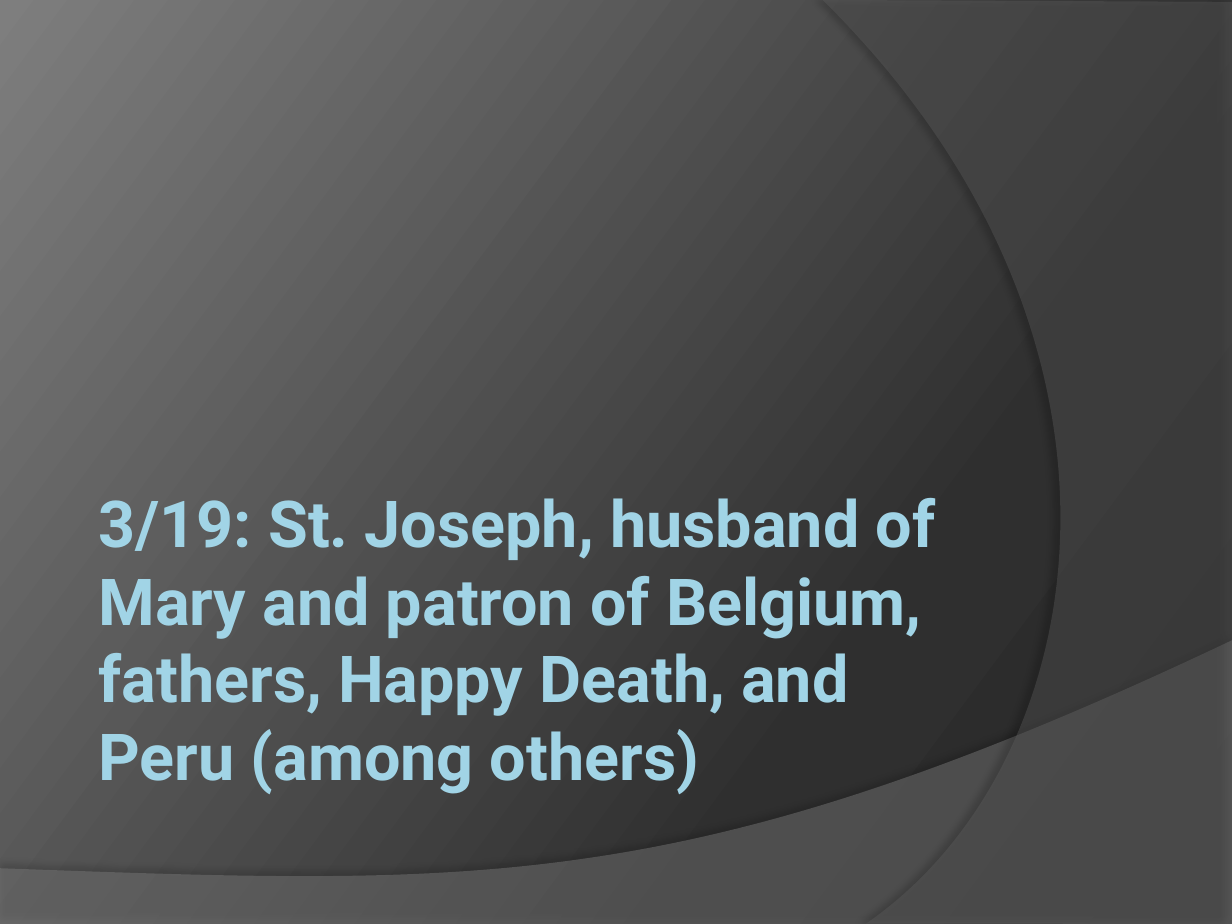
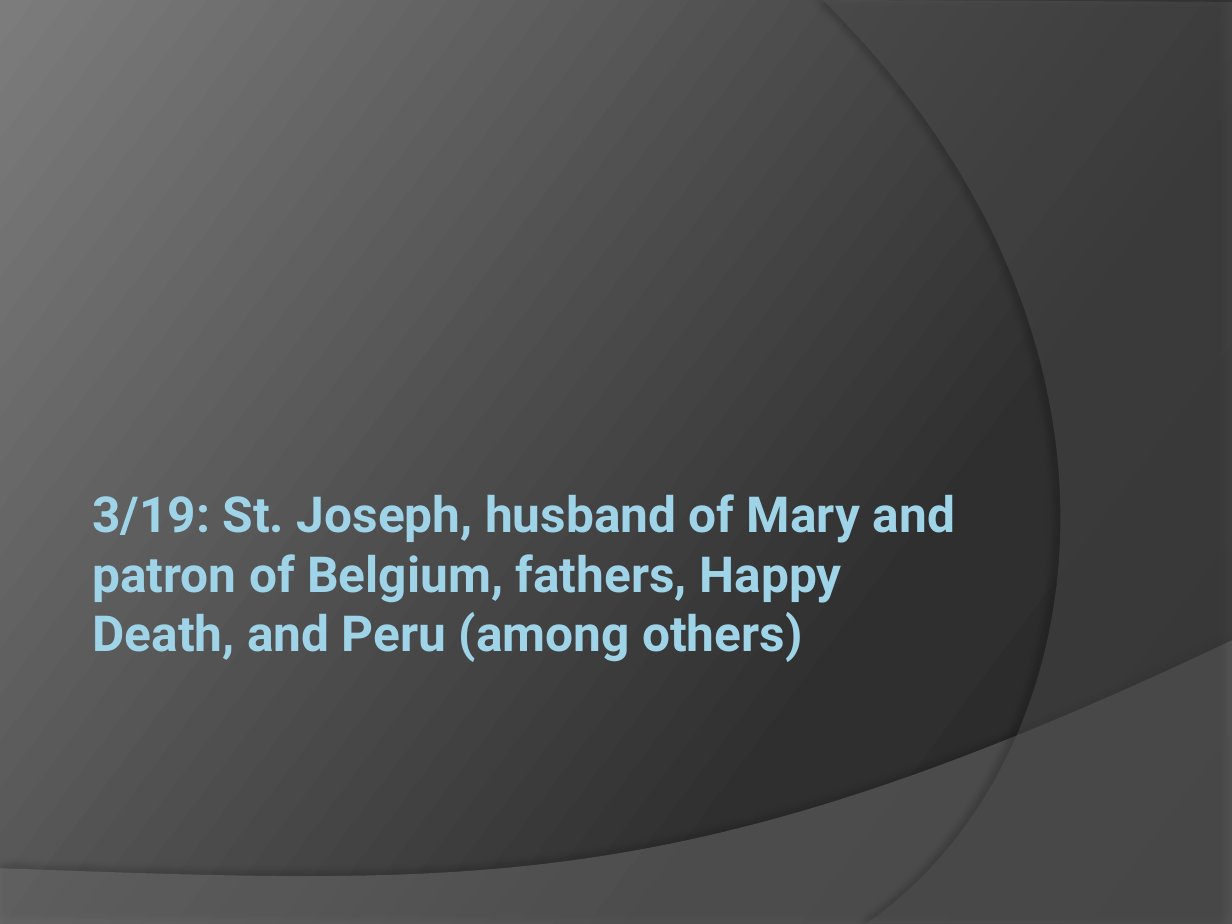
Before and after one commit to patrick-flynn/CSE10101, a slide deck: slide 34 of CSE10101/lecture/CSE10101.pptx (slide 26 before the commit). Drawn at 1232x924 pixels with LibreOffice and Linux fonts; fonts in the diff are those of the drawing. Boxes give left, top, right and bottom in pixels: in the first picture for what was removed or moved away, otherwise in the second. Text is boxed around its words. In the diff, an @@ line names an element or a change of style, - is before the commit and + after.

```diff
--- a/CSE10101/lecture/CSE10101.pptx
+++ b/CSE10101/lecture/CSE10101.pptx
@@ background gradient #282828 to #2F2F2F to #7E7E7E to gradient #272727 to #2F2F2F to #7C7C7C @@
@@ freeform shape at [823,0,1232,924]: fill #5E5E5E at 40% opacity to #5A5A5A at 40% opacity @@
@@ title "3/19: St. Joseph, husband of ..." at [92,494,955,662]: size 37.8 to 29 pt, text colour gradient #A1D4E7 to #58808D to #9FD4E8, letter outline #5DD4FF 0.39 pt to #5CD4FF 0.25 pt @@
@@ freeform shape at [0,641,1232,924]: fill #7F7F7F at 45% opacity to #7B7B7B at 45% opacity @@
```
Also in this commit, not shown: 36 other slides changed, 8 slides added, 2 other files.
